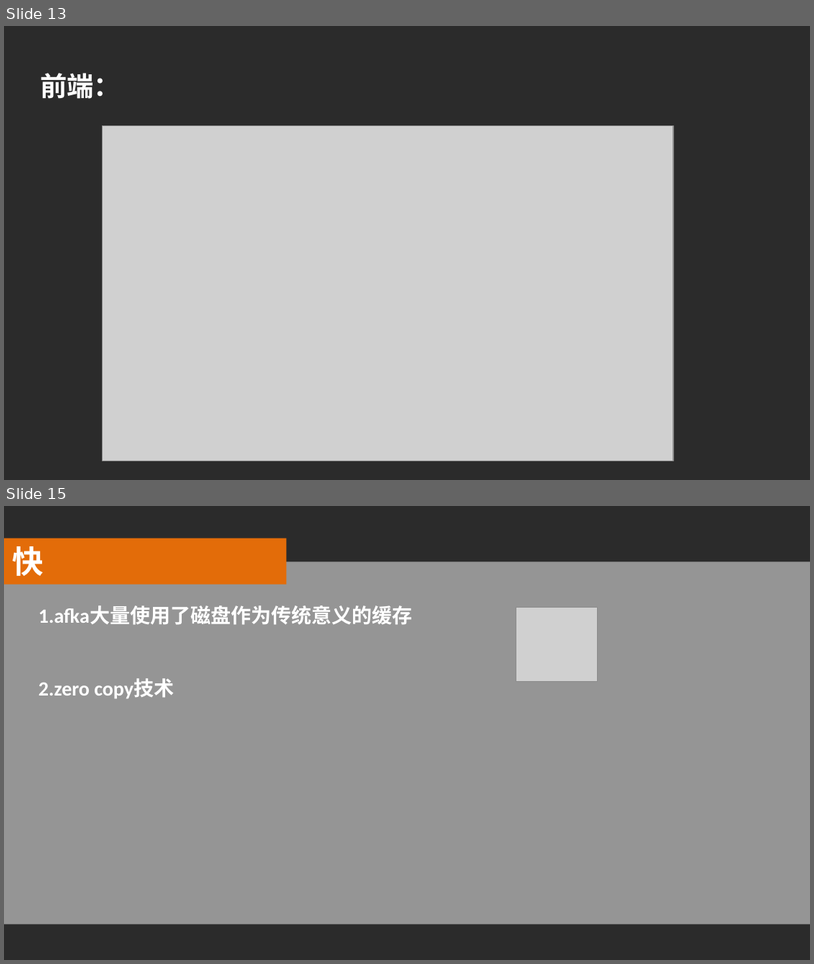
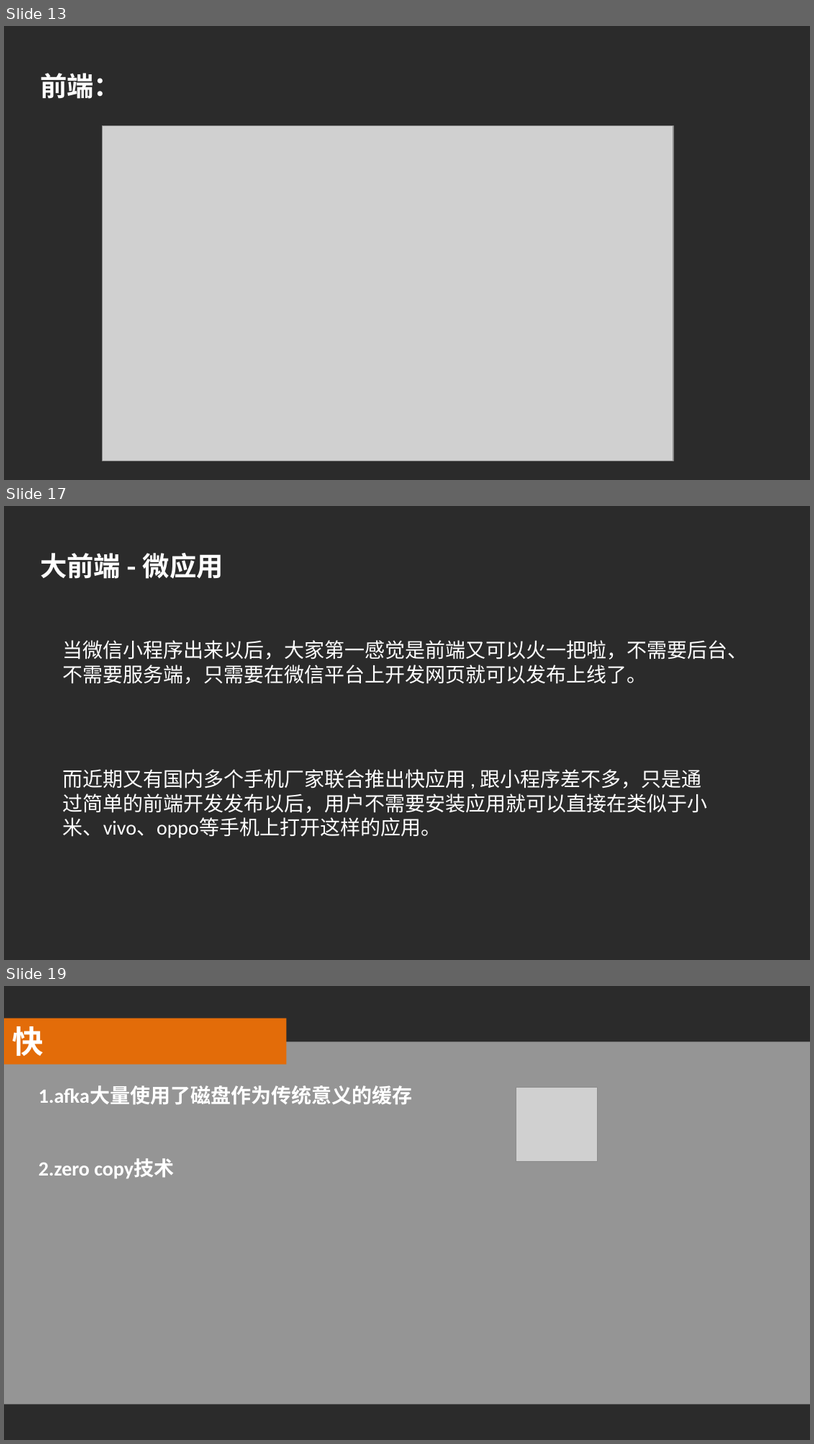
Before and after one commit to luke93h/git-blog, a slide deck: src/大前端简介.pptx. Shown one above the other, each under a label of ours: slides 13 and 15 before the commit, slides 13, 17 and 19 after it; the slides between them are not shown. The pictures are 814x964 and 814x1444 pixels, drawn with LibreOffice and Linux fonts; fonts in the diff are those of the drawing; grey boxes stand for pictures; background and template pictures are left out; a plain dark background stands for a picture behind light text. Boxes give left, top, right and bottom in pixels: in the first picture for what was removed or moved away, otherwise in the second. Text is boxed around its words. In the diff, an @@ line names an element or a change of style, - is before the commit and + after.

```diff
--- a/src/大前端简介.pptx
+++ b/src/大前端简介.pptx
@@ slide 17 added at [4,506,810,960], background picture (left out) @@
@@ text added at [40,553,224,579], 24 pt, text #FFFFFF, bold @@
+大前端 - 微应用
@@ text added at [63,640,748,684], 18 pt, text #FFFFFF @@
+当微信小程序出来以后，大家第一感觉是前端又可以火一把啦，不需要后台、不需要服务端，只需要在微信平台上开发网页就可以发布上线了。
@@ text added at [63,769,708,838], 18 pt, text #FFFFFF @@
+而近期又有国内多个手机厂家联合推出快应用 , 跟小程序差不多，只是通过简单的前端开发发布以后，用户不需要安装应用就可以直接在类似于小米、vivo、oppo等手机上打开这样的应用。
@@ what was slide 15 is now slide 19 @@
```
Also in this commit, not shown: 1 slide changed, 3 other slides added, 1 other file.
